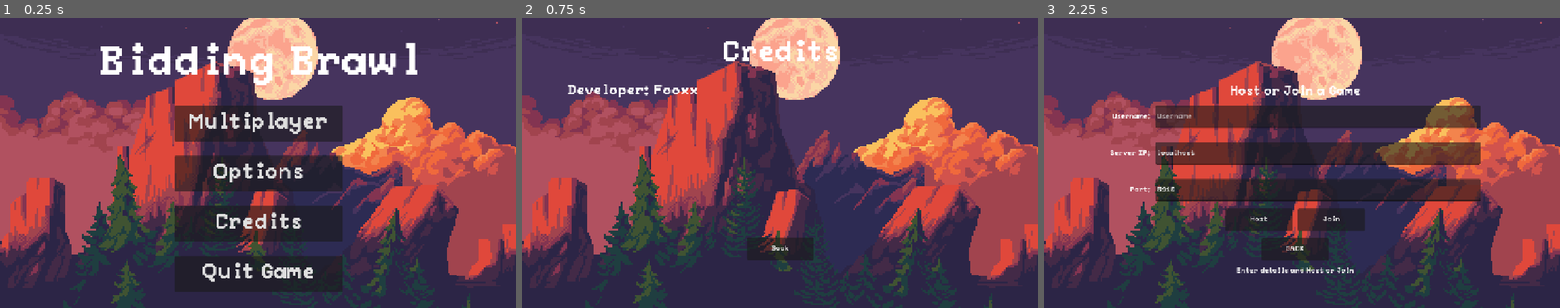
Above: before the commit, frames 1-3 (left to right).
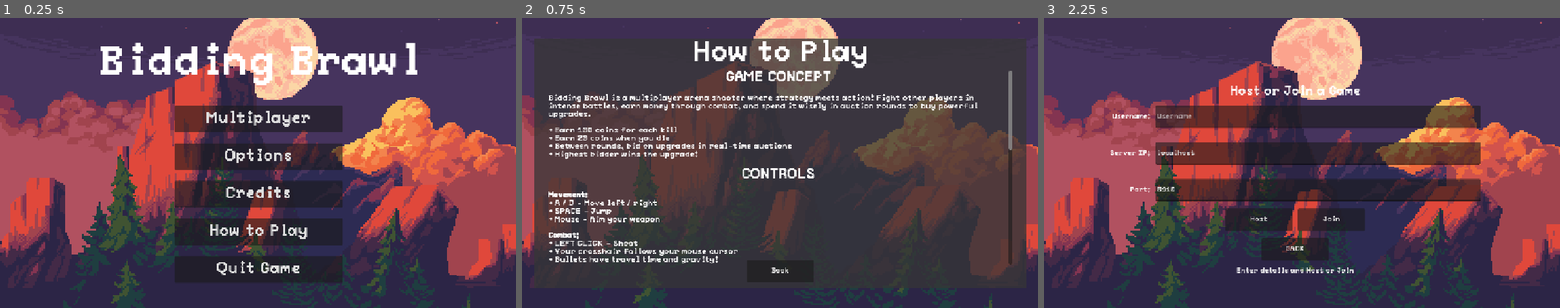
Above: after the commit, the same moments.

Repository: FoxSupp/bidding-brawl
Game: Godot game, scene res://scenes/main_menu.tscn
The game is run twice, just before and just after one commit, with the same random seed, the same clock (stepped at 60 frames per second) and the same inputs.
Inputs (mouse positions are in pixels of both pictures, inside the frame that each line leads up to):
- Up to frame 1 (0.25 s): no input
- Up to frame 2 (0.75 s): click (780, 232) at 0.5 s, where only the run after the commit has a clickable "How to Play"
- Up to frame 3 (2.25 s): click "Back" at 1.25 s; click "Multiplayer" at 2 s

The runs differ from the first frame. In frame 1, 9.7% of the frame differs, in the area x 33-67%, y 32-95%; in frame 2, 52%, in the area x 2-98%, y 7-92%; in frame 3, nothing differs.

Commit message:
Add 'How to Play' menu to main menu and update button configurations
- Introduced a new 'How to Play' menu with detailed game instructions and controls.
- Updated main menu buttons to include a new 'How to Play' button.
- Adjusted button sizes and font settings for improved UI consistency.
- Enhanced the overall layout of the main menu for better user experience.

Diff:
--- a/scenes/main_menu.tscn
+++ b/scenes/main_menu.tscn
@@ -1,8 +1,9 @@
-[gd_scene load_steps=10 format=3 uid="uid://dxpt7g0id8eq6"]
+[gd_scene load_steps=12 format=3 uid="uid://dxpt7g0id8eq6"]
 
 [ext_resource type="Script" uid="uid://ctyom4fcyhjdb" path="res://scripts/menu/multiplayer_menu.gd" id="1"]
 [ext_resource type="Script" uid="uid://u68hcijt7hv2" path="res://scripts/menu/main_menu.gd" id="2_bqqt6"]
 [ext_resource type="Script" uid="uid://cu0t8x2gdh48x" path="res://scripts/menu/options_menu.gd" id="2_ekxnf"]
+[ext_resource type="Script" uid="uid://bq7kf3xj8kp8l" path="res://scripts/menu/how_to_menu.gd" id="3_howto"]
 [ext_resource type="Texture2D" uid="uid://be7xrssgw13e" path="res://assets/background/mountain/sky.png" id="4_jk1qb"]
 [ext_resource type="Texture2D" uid="uid://c68t8hqgv1cx0" path="res://assets/background/mountain/far-clouds.png" id="4_wu84c"]
 [ext_resource type="Texture2D" uid="uid://csumkg0smf3a7" path="res://assets/background/mountain/near-clouds.png" id="6_5dd4i"]
@@ -10,6 +11,9 @@
 [ext_resource type="Texture2D" uid="uid://yfa0igev3mq0" path="res://assets/background/mountain/mountains.png" id="8_flqon"]
 [ext_resource type="Texture2D" uid="uid://c1807fqndpoy1" path="res://assets/background/mountain/trees.png" id="9_rcqid"]
 
+[sub_resource type="StyleBoxFlat" id="StyleBoxFlat_5dd4i"]
+bg_color = Color(0.21, 0.21, 0.21, 0.756863)
+
 [node name="MainMenu" type="Control"]
 layout_mode = 3
 anchors_preset = 15
@@ -139,30 +143,36 @@
 offset_top = 195.0
 offset_right = 765.0
 offset_bottom = 611.0
-theme_override_constants/separation = 32
+theme_override_constants/separation = 24
 
 [node name="ButtonMultiplayer" type="Button" parent="MainMenu/VBoxContainer" groups=["sound_blip"]]
-custom_minimum_size = Vector2(0, 80)
-layout_mode = 2
-theme_override_font_sizes/font_size = 48
+custom_minimum_size = Vector2(0, 60)
+layout_mode = 2
+theme_override_font_sizes/font_size = 36
 text = "Multiplayer"
 
 [node name="ButtonOptions" type="Button" parent="MainMenu/VBoxContainer" groups=["sound_blip"]]
-custom_minimum_size = Vector2(0, 80)
-layout_mode = 2
-theme_override_font_sizes/font_size = 48
+custom_minimum_size = Vector2(0, 60)
+layout_mode = 2
+theme_override_font_sizes/font_size = 36
 text = "Options"
 
 [node name="ButtonCredits" type="Button" parent="MainMenu/VBoxContainer" groups=["sound_blip"]]
-custom_minimum_size = Vector2(0, 80)
-layout_mode = 2
-theme_override_font_sizes/font_size = 48
+custom_minimum_size = Vector2(0, 60)
+layout_mode = 2
+theme_override_font_sizes/font_size = 36
 text = "Credits"
 
+[node name="ButtonHowTo" type="Button" parent="MainMenu/VBoxContainer" groups=["sound_blip"]]
+custom_minimum_size = Vector2(0, 60)
+layout_mode = 2
+theme_override_font_sizes/font_size = 36
+text = "How to Play"
+
 [node name="ButtonQuitGame" type="Button" parent="MainMenu/VBoxContainer" groups=["sound_blip"]]
-custom_minimum_size = Vector2(0, 80)
-layout_mode = 2
-theme_override_font_sizes/font_size = 48
+custom_minimum_size = Vector2(0, 60)
+layout_mode = 2
+theme_override_font_sizes/font_size = 36
 text = "Quit Game"
 
 [node name="OptionsMenu" type="Control" parent="."]
@@ -238,6 +248,177 @@
 layout_mode = 2
 text = "Back"
 
+[node name="HowToMenu" type="Control" parent="."]
+visible = false
+layout_mode = 1
+anchors_preset = 15
+anchor_right = 1.0
+anchor_bottom = 1.0
+grow_horizontal = 2
+grow_vertical = 2
+script = ExtResource("3_howto")
+
+[node name="Panel" type="Panel" parent="HowToMenu"]
+layout_mode = 1
+anchors_preset = -1
+anchor_left = 0.023
+anchor_top = 0.069
+anchor_right = 0.977
+anchor_bottom = 0.931
+offset_left = -0.496002
+offset_top = 0.287994
+offset_right = 0.495972
+offset_bottom = -0.288025
+grow_horizontal = 2
+grow_vertical = 2
+theme_override_styles/panel = SubResource("StyleBoxFlat_5dd4i")
+
+[node name="Heading" type="Label" parent="HowToMenu"]
+layout_mode = 1
+anchors_preset = 10
+anchor_right = 1.0
+offset_top = 47.0
+offset_bottom = 111.0
+grow_horizontal = 2
+theme_override_font_sizes/font_size = 64
+text = "How to Play"
+horizontal_alignment = 1
+vertical_alignment = 1
+
+[node name="ScrollContainer" type="ScrollContainer" parent="HowToMenu"]
+layout_mode = 1
+anchors_preset = -1
+anchor_left = 0.05
+anchor_top = 0.18
+anchor_right = 0.95
+anchor_bottom = 0.85
+offset_left = 0.400009
+offset_top = 0.400009
+offset_right = -0.400024
+offset_bottom = -0.199997
+grow_horizontal = 2
+grow_vertical = 2
+
+[node name="VBoxContainer" type="VBoxContainer" parent="HowToMenu/ScrollContainer"]
+layout_mode = 2
+size_flags_horizontal = 3
+size_flags_vertical = 3
+theme_override_constants/separation = 20
+
+[node name="ConceptLabel" type="Label" parent="HowToMenu/ScrollContainer/VBoxContainer"]
+layout_mode = 2
+theme_override_font_sizes/font_size = 32
+text = "GAME CONCEPT"
+horizontal_alignment = 1
+
+[node name="ConceptText" type="RichTextLabel" parent="HowToMenu/ScrollContainer/VBoxContainer"]
+custom_minimum_size = Vector2(0, 120)
+layout_mode = 2
+theme_override_font_sizes/normal_font_size = 18
+bbcode_enabled = true
+text = "Bidding Brawl is a multiplayer arena shooter where strategy meets action! Fight other players in intense battles, earn money through combat, and spend it wisely in auction rounds to buy powerful upgrades.
+
+• Earn 100 coins for each kill
+• Earn 20 coins when you die
+• Between rounds, bid on upgrades in real-time auctions
+• Highest bidder wins the upgrade!"
+fit_content = true
+
+[node name="ControlsLabel" type="Label" parent="HowToMenu/ScrollContainer/VBoxContainer"]
+layout_mode = 2
+theme_override_font_sizes/font_size = 32
+text = "CONTROLS"
+horizontal_alignment = 1
+
+[node name="ControlsText" type="RichTextLabel" parent="HowToMenu/ScrollContainer/VBoxContainer"]
+custom_minimum_size = Vector2(0, 140)
+layout_mode = 2
+theme_override_font_sizes/normal_font_size = 18
+bbcode_enabled = true
+text = "[b]Movement:[/b]
+• A / D - Move left / right
+• SPACE - Jump
+• Mouse - Aim your weapon
+
+[b]Combat:[/b]
+• LEFT CLICK - Shoot
+• Your crosshair follows your mouse cursor
+• Bullets have travel time and gravity!"
+fit_content = true
+
+[node name="BiddingLabel" type="Label" parent="HowToMenu/ScrollContainer/VBoxContainer"]
+layout_mode = 2
+theme_override_font_sizes/font_size = 32
+text = "BIDDING SYSTEM"
+horizontal_alignment = 1
+
+[node name="BiddingText" type="RichTextLabel" parent="HowToMenu/ScrollContainer/VBoxContainer"]
+custom_minimum_size = Vector2(0, 120)
+layout_mode = 2
+theme_override_font_sizes/normal_font_size = 18
+bbcode_enabled = true
+text = "Between combat rounds, you'll enter the bidding phase:
+
+• LEFT CLICK on upgrade slots to increase your bid by 10 coins
+• RIGHT CLICK on upgrade slots to decrease your bid by 10 coins
+• Highest bidder when the timer runs out wins the upgrade
+• Click READY when you're done bidding to start the next round"
+fit_content = true
+
+[node name="UpgradesLabel" type="Label" parent="HowToMenu/ScrollContainer/VBoxContainer"]
+layout_mode = 2
+theme_override_font_sizes/font_size = 32
+text = "AVAILABLE UPGRADES"
+horizontal_alignment = 1
+
+[node name="UpgradesText" type="RichTextLabel" parent="HowToMenu/ScrollContainer/VBoxContainer"]
+custom_minimum_size = Vector2(0, 180)
+layout_mode = 2
+theme_override_font_sizes/normal_font_size = 18
+bbcode_enabled = true
+text = "[b]Speed:[/b] Increases movement speed by 50 units
+[b]Multishot:[/b] Shoot an additional bullet (spread pattern)
+[b]Firerate:[/b] Shoot 10% faster (reduces cooldown)
+[b]Health:[/b] Increases maximum health by 20 HP
+[b]Jump Height:[/b] Jump 5% higher to reach new areas
+
+Strategy Tip: Balance offense and defense upgrades based on your playstyle!"
+fit_content = true
+
+[node name="TipsLabel" type="Label" parent="HowToMenu/ScrollContainer/VBoxContainer"]
+layout_mode = 2
+theme_override_font_sizes/font_size = 32
+text = "STRATEGY TIPS"
+horizontal_alignment = 1
+
+[node name="TipsText" type="RichTextLabel" parent="HowToMenu/ScrollContainer/VBoxContainer"]
+custom_minimum_size = Vector2(0, 140)
+layout_mode = 2
+theme_override_font_sizes/normal_font_size = 18
+bbcode_enabled = true
+text = "• [b]Aggressive Play:[/b] Focus on kills for maximum income
+• [b]Smart Bidding:[/b] Don't overspend early - save for key upgrades
+• [b]Positioning:[/b] Use jump upgrades to control high ground
+• [b]Combo Upgrades:[/b] Multishot + Firerate = devastating firepower
+• [b]Survival:[/b] Sometimes staying alive earns more than risky kills"
+fit_content = true
+
+[node name="CenterContainer" type="CenterContainer" parent="HowToMenu"]
+layout_mode = 1
+anchors_preset = 12
+anchor_top = 1.0
+anchor_right = 1.0
+anchor_bottom = 1.0
+offset_top = -108.0
+offset_bottom = -58.0
+grow_horizontal = 2
+grow_vertical = 0
+
+[node name="ButtonBack" type="Button" parent="HowToMenu/CenterContainer" groups=["sound_blip"]]
+custom_minimum_size = Vector2(150, 50)
+layout_mode = 2
+text = "Back"
+
 [node name="CreditsMenu" type="Control" parent="."]
 visible = false
 layout_mode = 1
--- /dev/null
+++ b/scripts/menu/how_to_menu.gd
@@ -0,0 +1,10 @@
+extends Control
+
+@onready var button_back: Button = $CenterContainer/ButtonBack
+
+func _ready() -> void:
+	button_back.pressed.connect(_on_button_back_pressed)
+
+func _on_button_back_pressed() -> void:
+	hide()
+	get_parent().get_node("MainMenu").show()
--- a/scripts/menu/main_menu.gd
+++ b/scripts/menu/main_menu.gd
@@ -4,14 +4,17 @@
 @onready var main_menu: Control = $MainMenu
 @onready var options_menu: Control = $OptionsMenu
 @onready var credits_menu: Control = $CreditsMenu
+@onready var how_to_menu: Control = $HowToMenu
 
 @onready var mult_button_back: Button = $MultiplayerMenu/VBox/Control/ButtonBack
 @onready var opt_button_back: Button = $OptionsMenu/VBoxContainer/ButtonBack
 @onready var cred_button_back: Button = $CreditsMenu/CenterContainer/ButtonBack
+@onready var how_to_button_back: Button = $HowToMenu/CenterContainer/ButtonBack
 
 @onready var menu_button_multiplayer: Button = $MainMenu/VBoxContainer/ButtonMultiplayer
 @onready var menu_button_options: Button = $MainMenu/VBoxContainer/ButtonOptions
 @onready var menu_button_credits: Button = $MainMenu/VBoxContainer/ButtonCredits
+@onready var menu_button_how_to: Button = $MainMenu/VBoxContainer/ButtonHowTo
 @onready var menu_button_quit_game: Button = $MainMenu/VBoxContainer/ButtonQuitGame
 
 
@@ -20,11 +23,13 @@
 	menu_button_multiplayer.pressed.connect(_on_menu_button_multiplayer_pressed)
 	menu_button_options.pressed.connect(_on_menu_button_options_pressed)
 	menu_button_credits.pressed.connect(_on_menu_button_credits_pressed)
+	menu_button_how_to.pressed.connect(_on_menu_button_how_to_pressed)
 	menu_button_quit_game.pressed.connect(_on_menu_button_quit_game_pressed)
 
 	mult_button_back.pressed.connect(_on_button_back_pressed)
 	opt_button_back.pressed.connect(_on_button_back_pressed)
 	cred_button_back.pressed.connect(_on_button_back_pressed)
+	how_to_button_back.pressed.connect(_on_button_back_pressed)
 
 func _on_menu_button_multiplayer_pressed() -> void:
 	main_menu.hide()
@@ -38,6 +43,10 @@
 	main_menu.hide()
 	credits_menu.show()
 
+func _on_menu_button_how_to_pressed() -> void:
+	main_menu.hide()
+	how_to_menu.show()
+
 func _on_menu_button_quit_game_pressed() -> void:
 	get_tree().quit()
 
@@ -46,3 +55,4 @@
 	multiplayer_menu.hide()
 	options_menu.hide()
 	credits_menu.hide()
+	how_to_menu.hide()
Not shown, added: scripts/menu/how_to_menu.gd.uid
